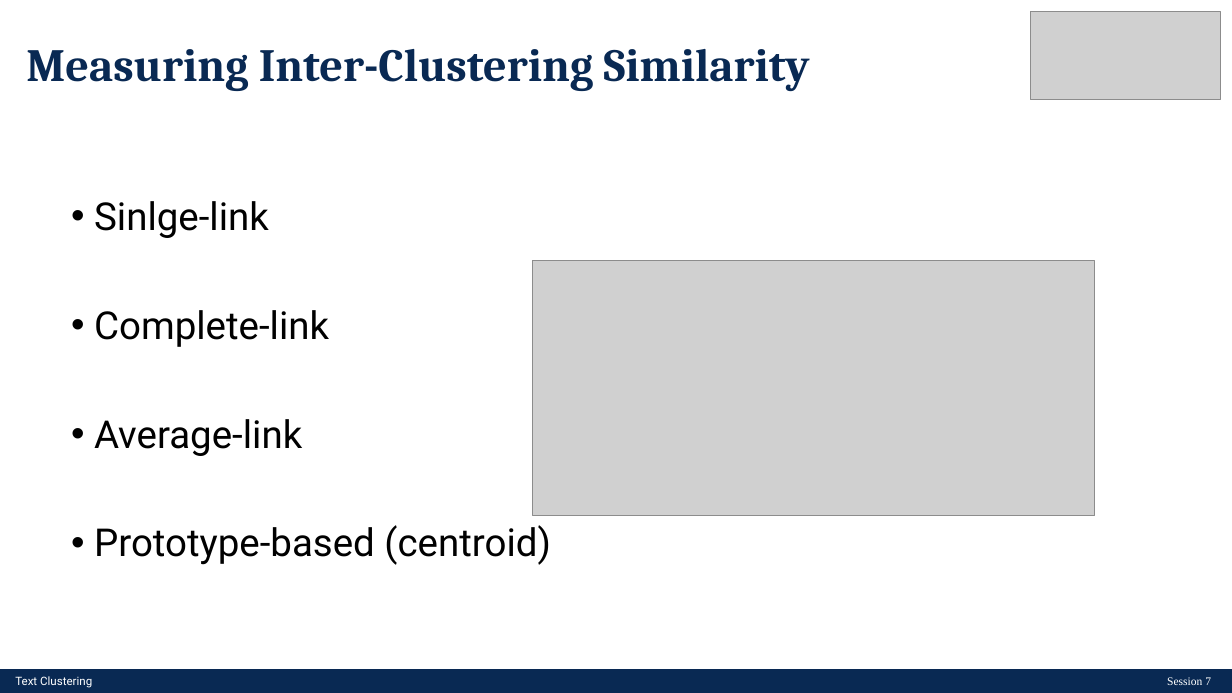
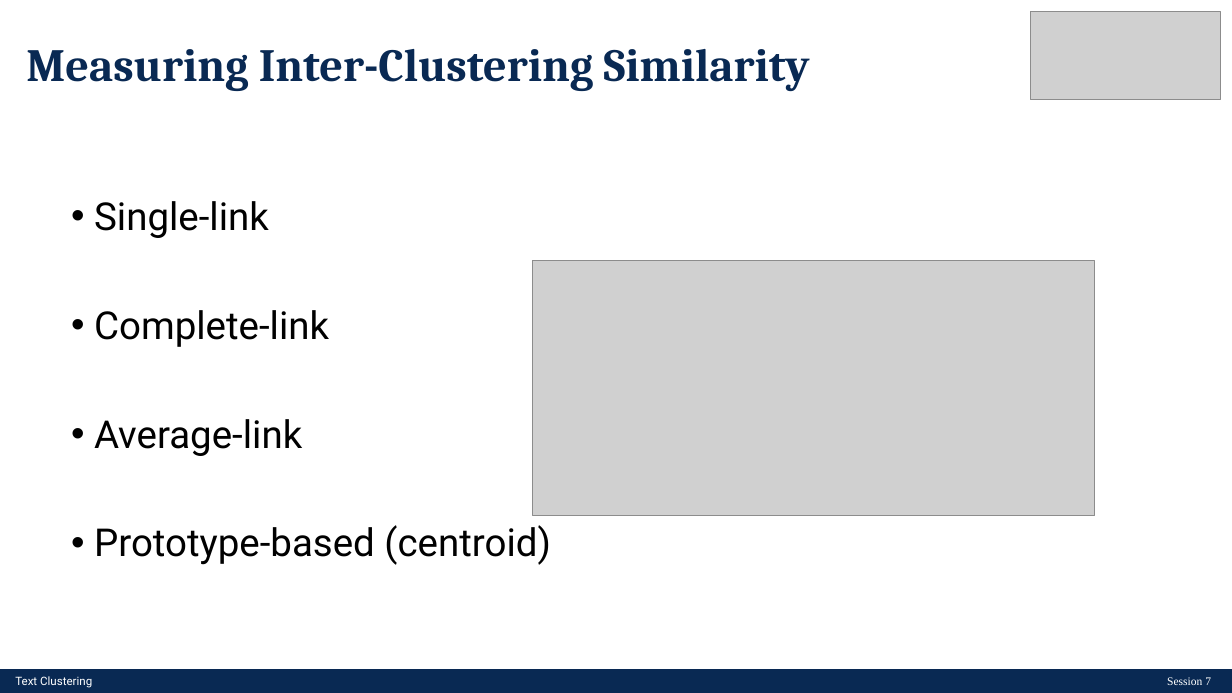
Before and after one commit to LCDA-UCP/tac-hands-on, a slide deck: slide 13 of lectures/TAC-Session07.pptx. Drawn at 1232x693 pixels with LibreOffice and Linux fonts; fonts in the diff are those of the drawing; grey boxes stand for pictures. Boxes give left, top, right and bottom in pixels: in the first picture for what was removed or moved away, otherwise in the second. Text is boxed around its words. In the diff, an @@ line names an element or a change of style, - is before the commit and + after.

```diff
--- a/lectures/TAC-Session07.pptx
+++ b/lectures/TAC-Session07.pptx
@@ text at (94, 201, 269, 238): text changed @@
-• Sinlge-link
+• Single-link
```
Also in this commit, not shown: 6 other slides changed, 1 other file.
